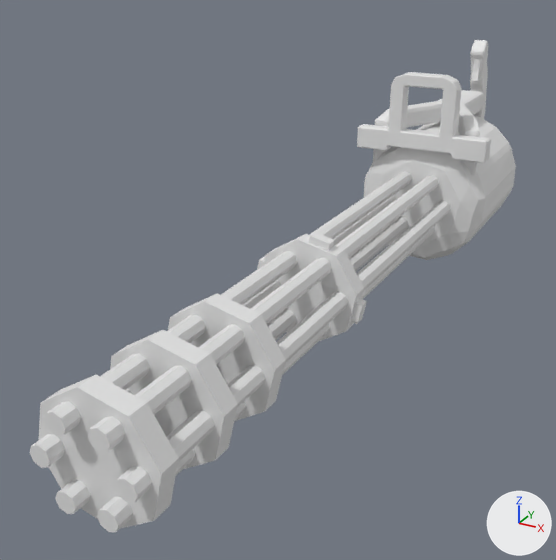
What one commit did to the Blender file Minigun.blend.
The view is the same before and after, from a camera (50 mm lens) standing at (1.69, -3.42, 1.72) and looking at (-0.36, 0.3, -0.14). Arrows for +X, +Y and +Z are at lower right; the lights stay in place. The same objects are shown in both versions, whatever each file hides.
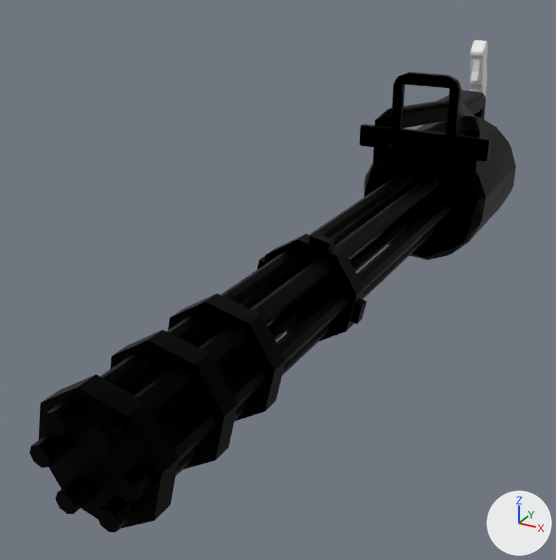
Boxes (x1, y1, x2, y2) around the edits, measured in the pictures (556 x 560 px):
'Pipes', recoloured (white to black)
    both: (30, 171, 451, 532)
'Cube.001', recoloured (grey to black)
    both: (38, 375, 179, 529)
'Cube.005', recoloured (grey to black)
    both: (364, 115, 516, 260)
'Cube.006', recoloured (grey to black)
    both: (110, 330, 238, 469)
'Handle2', recoloured, reshaped (white to black)
    before: (357, 72, 491, 163)
    after: (359, 72, 491, 162)
'Cube.007', recoloured (grey to black)
    both: (168, 293, 286, 421)
'Cube.004', recoloured (grey to black)
    both: (257, 232, 367, 342)
'Cube.008', recoloured (grey to black)
    both: (373, 90, 486, 176)

What changed in the scene script:
```text
Add mat_metal:
    mat_metal = principled_material('Metal')
    mat_metal.base_color = (0.0, 0.0, 0.0)  # black #000000
    mat_metal.metallic = 1.0
Change me_cube_001:
    where me_cube_001.from_pydata(...)  # 108 vertices, 144 faces; spans x -0.25..0.25, y -1.8..1.8, z -0.22..0.22
    add me_cube_001.materials.append(mat_metal)  # black #000000
Change me_cube_002:
    where me_cube_002.from_pydata(...)  # 16 vertices, 10 faces; spans x -0.295..0.295, y -0.05..0.05, z -0.295..0.295
    add me_cube_002.materials.append(mat_metal)  # black #000000
Change me_cube_003:
    where me_cube_003.from_pydata(...)  # 48 vertices, 42 faces; spans x -0.322..0.322, y -0.048..0.052, z -0.322..0.322
    add me_cube_003.materials.append(mat_metal)  # black #000000
Change me_cube_004:
    where me_cube_004.from_pydata(...)  # 16 vertices, 10 faces; spans x -0.295..0.295, y -0.571..0.571, z -0.295..0.295
    add me_cube_004.materials.append(mat_metal)  # black #000000
Change me_cube:
    where me_cube.from_pydata(...)  # 94 vertices, 86 faces; spans x -5.1..0.0, y -10.9..4.9, z -4.1..1.0
    add me_cube.materials.append(mat_metal)  # black #000000
Change me_cube_007:
    used by ob_handle2; location = (0.0, 1.683, 0.549); scale = (0.075, 0.075, 0.075)
    remove me_cube_007.from_pydata(...)  # 46 vertices, 35 faces; spans x -6.22..0.0, y -0.14..1.27, z -2.47..4.76
    add me_cube_007.from_pydata(...)  # 46 vertices, 35 faces; spans x -6.22..0.0, y 0.45..1.27, z -2.47..4.76
    me_cube_007 part 1: 26 of 46 vertices moved; they spanned x -6.22..0.0, y -0.14..1.27, z -2.47..4.76 and now span x -6.22..0.0, y 0.45..1.27, z -2.47..4.76; mean shift (-0.06, 0.53, 0.01); largest move (-1.81, -0.14, 3.67) -> (-2.21, 0.45, 3.71)
    add me_cube_007.materials.append(mat_metal)  # black #000000
```
